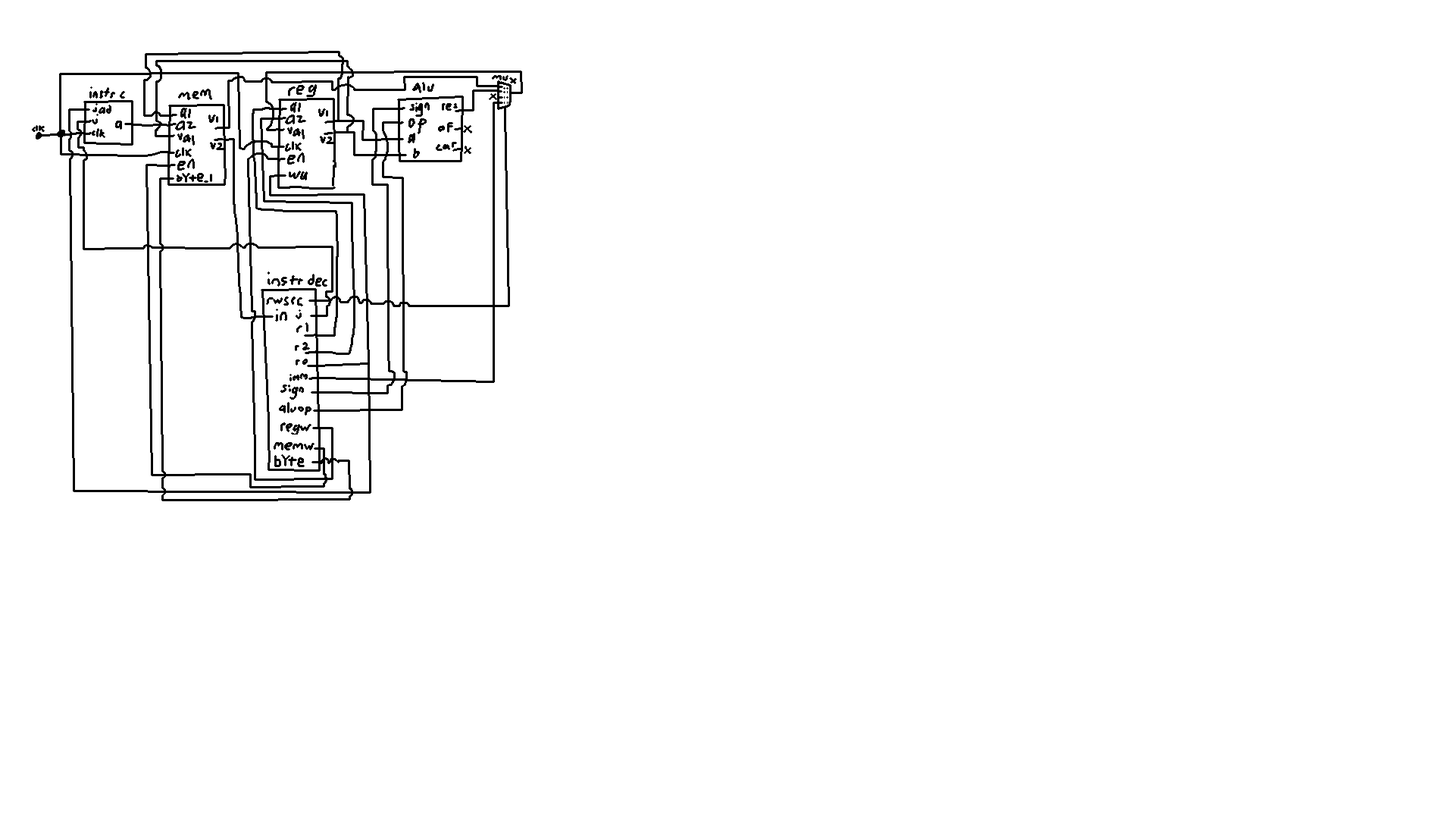
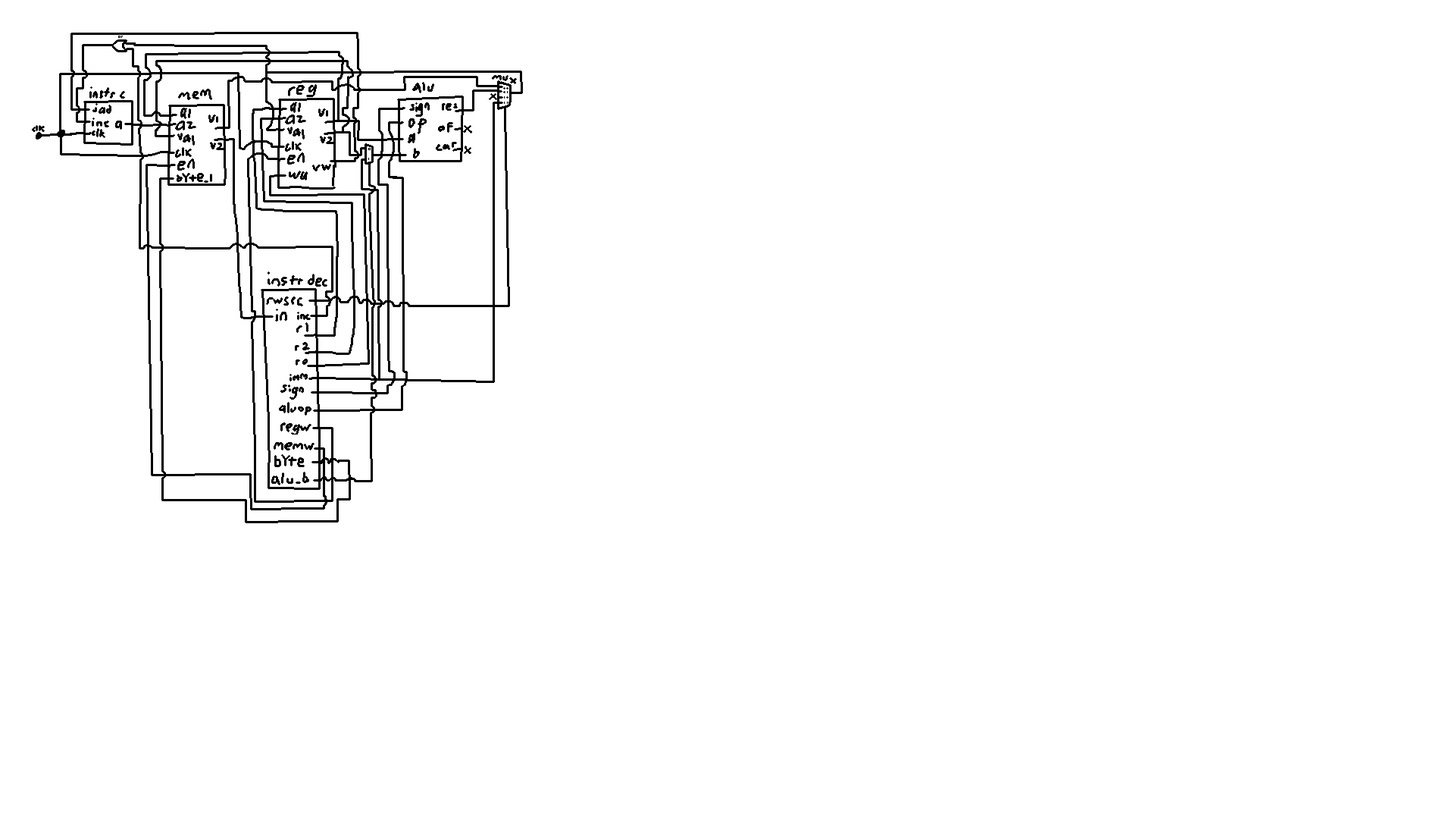
Layer changes from the first 1455×819 image to the second:
painted on "2" over [64, 31, 398, 524]
painted on "Background" over [89, 113, 334, 490]
